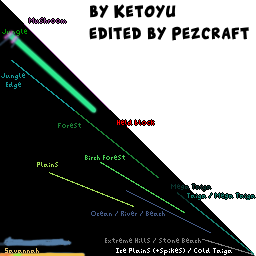
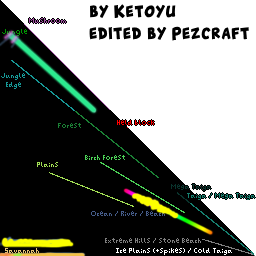
Two versions of the same layered image (256x256). Layer-by-layer changes:
painted on "Layer 3 copy" over left=1, top=192, right=179, bottom=248
added layer "Layer 4" in group "grass.png" over left=123, top=187, right=214, bottom=236
